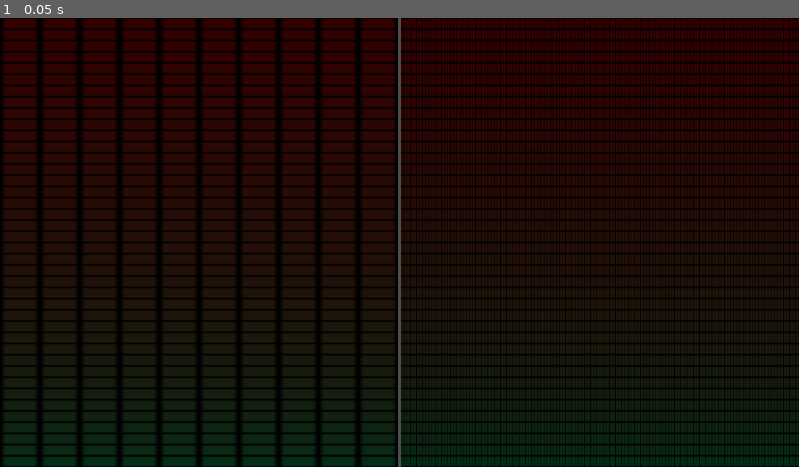
Above: before the commit, frame 1.
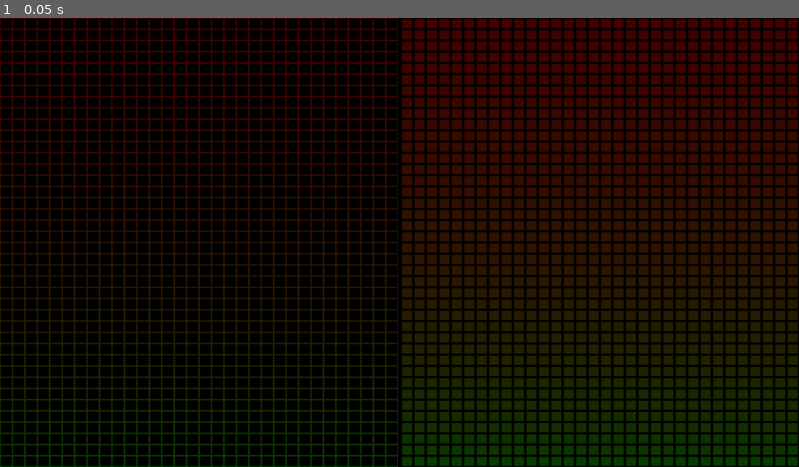
Above: after the commit, the same moment.

Repository: FeniXb3/fit-in
Game: Godot game, scene res://scenes/game.tscn
The game is run twice, just before and just after one commit, with the same random seed, the same clock (stepped at 60 frames per second) and the same inputs. Sound files missing from this copy of the repository are replaced by a short silence.
Inputs:
- Up to frame 1 (0.05 s): no input

The runs differ from the first frame. In frame 1, 41% of the frame differs, in the area x 0-100%, y 0-100%.

Commit message:
Make visualizer shader more configurable

Diff:
--- a/default_bus_layout.tres
+++ b/default_bus_layout.tres
@@ -9,7 +9,7 @@
 [resource]
 bus/1/name = &"Input"
 bus/1/solo = false
-bus/1/mute = false
+bus/1/mute = true
 bus/1/bypass_fx = false
 bus/1/volume_db = 0.0
 bus/1/send = &"Master"
--- a/scenes/audio_analyzer.tscn
+++ b/scenes/audio_analyzer.tscn
@@ -26,3 +26,5 @@
 anchor_bottom = 1.0
 grow_horizontal = 2
 grow_vertical = 2
+
+[connection signal="finished" from="StreamPlayer" to="." method="_on_stream_player_finished"]
--- a/scenes/game.tscn
+++ b/scenes/game.tscn
@@ -1,9 +1,11 @@
 [gd_scene format=3 uid="uid://1ww35lacst7c"]
 
 [ext_resource type="PackedScene" uid="uid://c8khakrgnrbsg" path="res://scenes/audio_analyzer.tscn" id="1_uwrxv"]
-[ext_resource type="AudioStream" uid="uid://btha2tgjo8lrc" path="res://Brain Dance.mp3" id="2_yqjtg"]
+[ext_resource type="AudioStream" uid="uid://3soou5h00k8n" path="res://record.wav" id="2_yqjtg"]
 
 [sub_resource type="AudioStreamMicrophone" id="AudioStreamMicrophone_yqjtg"]
+
+[sub_resource type="AudioStreamMicrophone" id="AudioStreamMicrophone_lnu2h"]
 
 [node name="Game" type="Control" unique_id=1519304417]
 layout_mode = 3
@@ -12,6 +14,15 @@
 anchor_bottom = 1.0
 grow_horizontal = 2
 grow_vertical = 2
+
+[node name="ColorRect" type="ColorRect" parent="." unique_id=310225835]
+layout_mode = 1
+anchors_preset = 15
+anchor_right = 1.0
+anchor_bottom = 1.0
+grow_horizontal = 2
+grow_vertical = 2
+color = Color(0, 0, 0, 1)
 
 [node name="Control" type="Control" parent="." unique_id=1135622218]
 layout_mode = 1
@@ -35,11 +46,35 @@
 
 [node name="InputAudioAnalyzer" parent="Control/HBoxContainer" unique_id=1054632808 instance=ExtResource("1_uwrxv")]
 layout_mode = 2
+outline_only = true
+inactive_mask = 0.618
 stream = SubResource("AudioStreamMicrophone_yqjtg")
 bus_name = &"Input"
-columns = 10
+columns = 32
 
 [node name="ExpectedAudioAnalyzer2" parent="Control/HBoxContainer" unique_id=1557042172 instance=ExtResource("1_uwrxv")]
 layout_mode = 2
+inactive_mask = 0.51
 stream = ExtResource("2_yqjtg")
 bus_name = &"Expected"
+columns = 32
+
+[node name="ExpectedAudioAnalyzer2" parent="Control" unique_id=1951636221 instance=ExtResource("1_uwrxv")]
+visible = false
+layout_mode = 1
+color_top = Color(0.1884206, 0.5133244, 0.99999994, 1)
+inactive_mask = 0.44
+stream = ExtResource("2_yqjtg")
+bus_name = &"Expected"
+columns = 32
+
+[node name="InputAudioAnalyzer" parent="Control" unique_id=902026976 instance=ExtResource("1_uwrxv")]
+visible = false
+layout_mode = 1
+color_bottom = Color(1, 0, 1, 1)
+color_top = Color(0.6828893, 0.63758785, 7.70092e-07, 1)
+outline_only = true
+inactive_mask = 0.0
+stream = SubResource("AudioStreamMicrophone_lnu2h")
+bus_name = &"Input"
+columns = 32
--- a/scripts/audio_analyzer.gd
+++ b/scripts/audio_analyzer.gd
@@ -2,6 +2,14 @@
 
 @onready var stream_player: AudioStreamPlayer = %StreamPlayer
 @onready var visualization: ColorRect = %Visualization
+@export_range(0, 1) var alpha: float = 1:
+	set(value):
+		alpha = value
+		modulate.a = value
+@export var color_bottom: Color = Color.GREEN
+@export var color_top: Color = Color.RED
+@export var outline_only: bool
+@export_range(0.0, 0.7) var inactive_mask: float = 0.2
 
 @export var base_visualization_material: ShaderMaterial
 @export var stream: AudioStream
@@ -22,6 +30,7 @@
 
 var min_values := []
 var max_values := []
+var frame_number := 0
 
 
 const FREQ_MAX = 11050.0
@@ -50,7 +59,7 @@
 
 
 # Called every frame. 'delta' is the elapsed time since the previous frame.
-func _process(delta: float) -> void:
+func _process(_delta: float) -> void:
 	var prev_frequence = 0
 	var data = []
 	for i in range(1, columns + 1):
@@ -75,9 +84,20 @@
 		fft.append(lerp(min_values[i], max_values[i], ANIMATION_SPEED))
 
 	visualization_material.set_shader_parameter("freq_data", fft)
+	visualization_material.set_shader_parameter("alpha", modulate.a)
+	visualization_material.set_shader_parameter("color_top", color_top)
+	visualization_material.set_shader_parameter("color_bottom", color_bottom)
+	visualization_material.set_shader_parameter("outline_only", outline_only)
+	visualization_material.set_shader_parameter("inactive_mask", inactive_mask)
+
+	frame_number += 1
 
 func _resize_values(count: int):
 	min_values.resize(count)
 	max_values.resize(count)
 	min_values.fill(0.0)
 	max_values.fill(0.0)
+
+
+func _on_stream_player_finished() -> void:
+	stream_player.play()
--- a/shaders/audio_analyzer.gdshader
+++ b/shaders/audio_analyzer.gdshader
@@ -1,9 +1,14 @@
 shader_type canvas_item;
 
-uniform int columns_count;
 const int max_vu = 512;
 const float segment_count = 40.0;
 
+uniform float inactive_mask = 0.2;
+uniform bool outline_only;
+uniform vec3 color_top;
+uniform vec3 color_bottom;
+uniform float alpha;
+uniform int columns_count;
 uniform float[max_vu] freq_data;
 
 void fragment() {
@@ -12,9 +17,16 @@
 	float vu_count = float(columns_count);
 	vec2 pos = vec2(floor(uv.x * vu_count) / vu_count, floor(uv.y * segment_count) / segment_count);
 	float fft = freq_data[int(uv.x * vu_count)];
-	vec3 color = mix(vec3(0.0, 2.0, 1.0), vec3(2.0, 0.0, 0.0), sqrt(uv.y));
-	float mask = pos.y < fft ? 1.0 : 0.1;
+	//vec3 color = mix(color_bottom, color_top, sqrt(uv.y));
+	vec4 color = vec4(mix(color_bottom, color_top, sqrt(uv.y)), alpha);
+	float mask = pos.y < fft ? 1.0 : inactive_mask;
 	vec2 dist = fract((uv - pos) * vec2(vu_count, segment_count)) - 0.5;
 	float led = smoothstep(0.5, 0.35, abs(dist.x)) * smoothstep(0.5, 0.35, abs(dist.y));
-	COLOR = vec4(led * color * mask, 1.0);
+	float bigger_led = smoothstep(1, 0.35, abs(dist.x)) * smoothstep(1, 0.35, abs(dist.y));
+	float outline = bigger_led - led;
+
+	led = outline_only ? outline : led;
+
+	//COLOR = vec4(led * color * mask, alpha);
+	COLOR = vec4(led * color * mask);
 }
Not shown, added: record.wav.import
Not shown, added: record.wav
